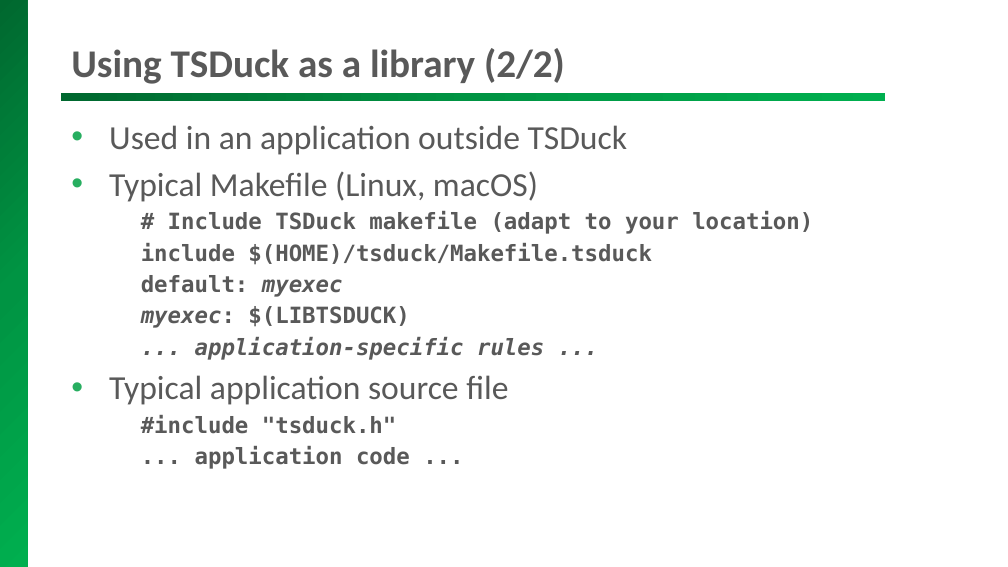
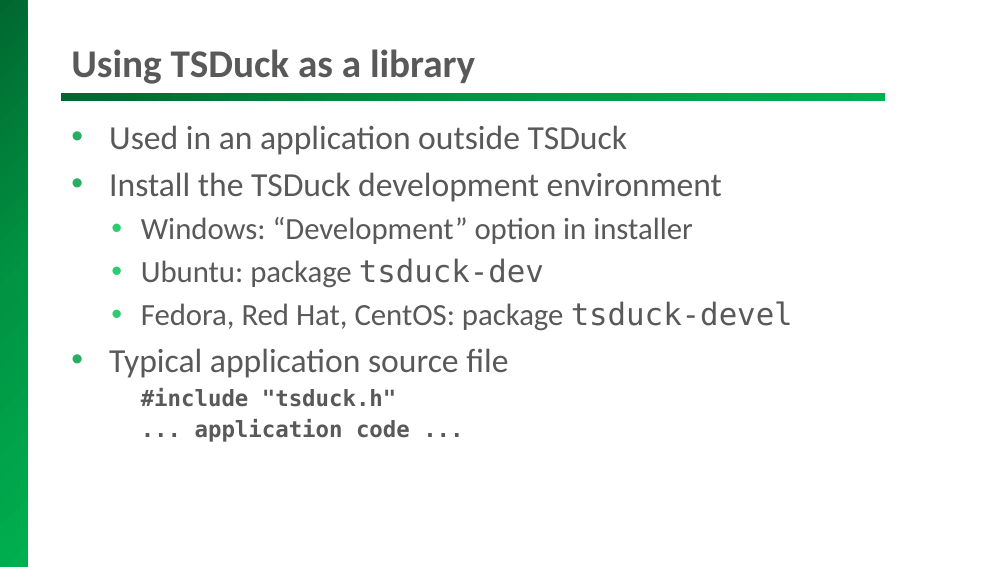
Before and after one commit to tsduck/tsduck, a slide deck: slide 30 of doc/tsduck-presentation.pptx. Drawn at 1008x567 pixels with LibreOffice and Linux fonts; fonts in the diff are those of the drawing; background and template pictures are left out. Boxes give left, top, right and bottom in pixels: in the first picture for what was removed or moved away, otherwise in the second. Text is boxed around its words. In the diff, an @@ line names an element or a change of style, - is before the commit and + after.

Commit message:
Added development environment option in Windows installer.
Switched to version 3.2.

```diff
--- a/doc/tsduck-presentation.pptx
+++ b/doc/tsduck-presentation.pptx
@@ title at [71,49,475,84]: text changed @@
-Using TSDuck as a library (2/2)
+Using TSDuck as a library
@@ text at [109,172,793,331]: text changed; size 16 to 22 pt; font DejaVu Sans Mono to Calibri; bold off @@
-• Typical Makefile (Linux, macOS)
-    # Include TSDuck makefile (adapt to your location)
-    include $(HOME)/tsduck/Makefile.tsduck
-    default: myexec
-    myexec: $(LIBTSDUCK)
-    ... application-specific rules ...
+• Install the TSDuck development environment
+  • Windows: “Development” option in installer
+  • Ubuntu: package tsduck-dev
+  • Fedora, Red Hat, CentOS: package tsduck-devel
```
Also in this commit, not shown: 5 other slides changed, 2 slides added, 17 other files.
